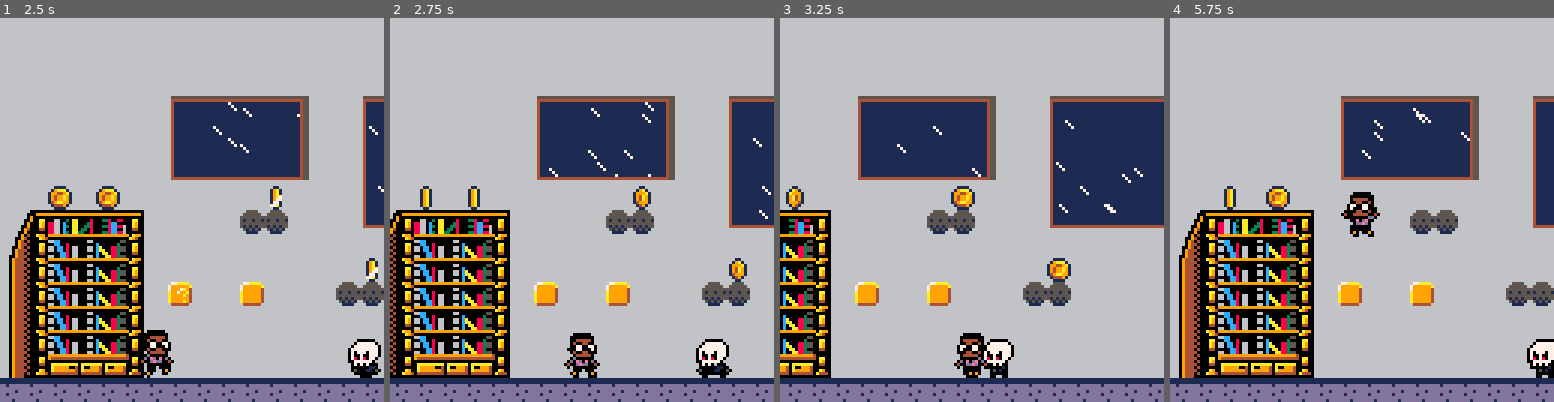
Above: before the commit, frames 1-4 (left to right).
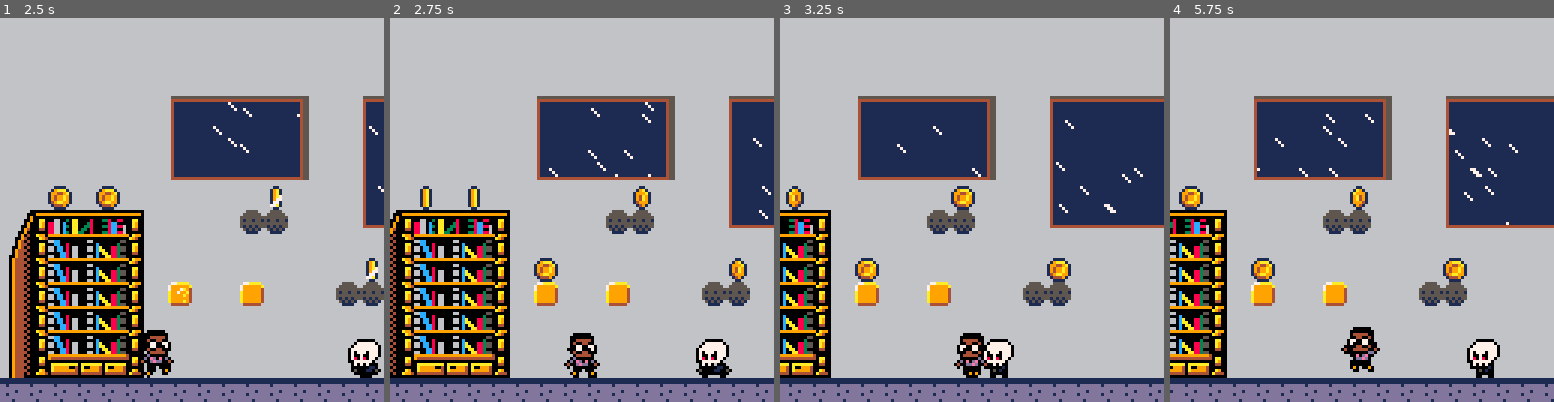
Above: after the commit, the same moments.

Repository: cwrightlibrary/pico-8
Game: PICO-8 cartridge library_game/carts/library-game.p8
Same seed, same stepped clock (60 frames per second), same inputs: the game is played once before the commit and once after it.
Inputs:
- Up to frame 1 (2.5 s): tap X (X key) at 0.33, 1.07, 1.85 s; tap O (Z key) at 0.7, 1.7, 2.1 s; hold Right 1.6-2.1 s; hold Right from 2.47 s (still down)
- Up to frame 2 (2.75 s): keep holding Right; tap O (Z key) at 2.5 s
- Up to frame 3 (3.25 s): tap O (Z key) at 2.9 s; tap X (X key) at 2.97 s; release Right at 3.03 s; hold Left from 3.08 s (still down)
- Up to frame 4 (5.75 s): tap O (Z key) every 0.4 s from 3.3 to 5.7 s; release Left at 3.58 s; hold Right 4.02-4.68 s; tap X (X key) at 4.08, 5.2 s; hold Left 5.08-5.68 s

Frame 1 is identical in both runs. In frame 2, 0.3% of the frame differs, in the area x 37-44%, y 62-69%; in frame 3, 0.3%; in frame 4, 37%, in the area x 0-100%, y 20-100%.

Commit message:
Add files via upload

Diff:
--- a/library_game/carts/library-game.p8
+++ b/library_game/carts/library-game.p8
@@ -9,6 +9,7 @@
  coin_index={}
  q_brick_index={}
  p_brick_index={}
+ brick_coin_draw_again=false
 
  sk_index={}
  sk_small_index={}
@@ -46,6 +47,7 @@
  rain_draw()
  map(0,0)
  add_coin()
+ add_brick_coin()
  add_q_brick()
  add_p_brick()
  add_sk()
@@ -369,6 +371,15 @@
  end
 end
 
+function add_brick_coin()
+ if brick_coin_draw_again then
+  for coin in all(coin_index) do
+   spr(coin.sp,coin.x*8,coin.y*8,coin.w/8,coin.h/8)
+   brick_coin_draw_again=false
+  end
+ end
+end
+
 function coin_update()
  if #coin_index!=0 then
   for coin in all(coin_index) do
@@ -408,7 +419,7 @@
   end
  end
 end
-coloris=0
+
 function add_p_brick()
  obj_search('p_brick',155)
  for p_brick in all(p_brick_index) do
@@ -469,6 +480,7 @@
      else
       q_brick.fin=true
       q_brick.y=q_brick.return_height
+      add_object('coin',q_brick.x,q_brick.y-1,8,8)
      end
     end
    end
@@ -574,7 +586,7 @@
    h=objh,
    shimmer=0,
    no_shimmer_length=flr(rnd(8))+3,
-   anim=0
+   anim=0,
   }
   add(coin_index,coin)
  elseif obj_name=='sk' then
